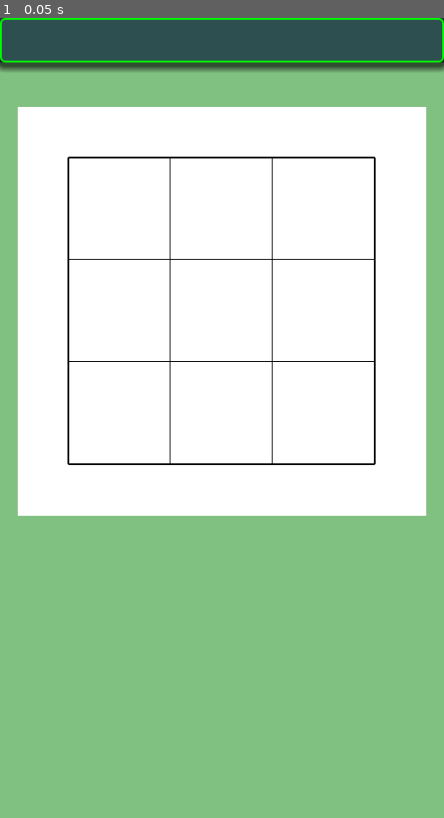
Above: before the commit, frame 1.
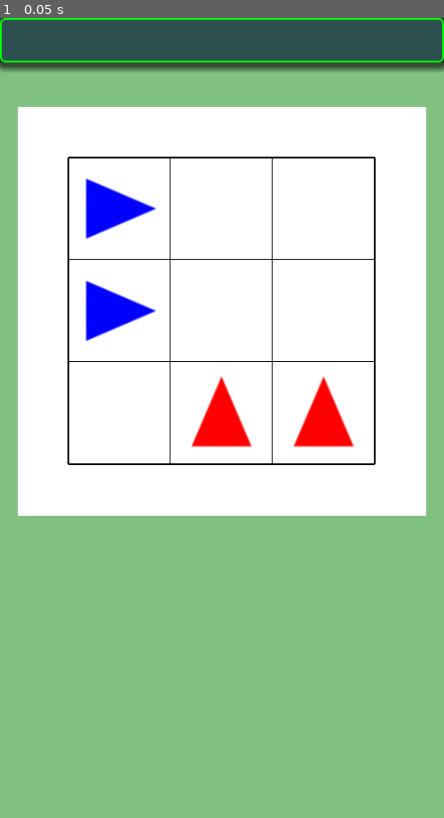
Above: after the commit, the same moment.

Repository: vivisuke/DodgemGame
Game: Godot game, scene res://main.tscn
Same seed, same stepped clock (60 frames per second), same inputs: the game is played once before the commit and once after it.
Inputs:
- Up to frame 1 (0.05 s): no input

The runs differ from the first frame. In frame 1, 2.6% of the frame differs, in the area x 19-80%, y 20-54%.

Commit message:
0004 ◎ C 01/11 01/11 0.001│ToDo│車初期配置

Diff:
--- a/dodgemgame/main.tscn
+++ b/dodgemgame/main.tscn
@@ -1,9 +1,13 @@
-[gd_scene load_steps=3 format=3 uid="uid://rny153nfjt0m"]
+[gd_scene load_steps=6 format=3 uid="uid://rny153nfjt0m"]
 
 [ext_resource type="Script" path="res://scripts/title_bar.gd" id="1_bbicj"]
+[ext_resource type="Script" path="res://scripts/main.gd" id="1_kk0or"]
 [ext_resource type="Script" path="res://scripts/board_rect.gd" id="2_0bpod"]
+[ext_resource type="Texture2D" uid="uid://dl8ima2w3iccb" path="res://images/right_blue.png" id="3_f032a"]
+[ext_resource type="Texture2D" uid="uid://bn2mnrdcvwknm" path="res://images/up_red.png" id="4_7e7ox"]
 
 [node name="Main" type="Node2D"]
+script = ExtResource("1_kk0or")
 
 [node name="BG" type="ColorRect" parent="."]
 offset_top = 1.0
@@ -23,3 +27,15 @@
 offset_right = 480.0
 offset_bottom = 560.0
 script = ExtResource("2_0bpod")
+
+[node name="BlueCar1" type="Sprite2D" parent="BoardRect"]
+texture = ExtResource("3_f032a")
+
+[node name="BlueCar2" type="Sprite2D" parent="BoardRect"]
+texture = ExtResource("3_f032a")
+
+[node name="RedCar1" type="Sprite2D" parent="BoardRect"]
+texture = ExtResource("4_7e7ox")
+
+[node name="RedCar2" type="Sprite2D" parent="BoardRect"]
+texture = ExtResource("4_7e7ox")
--- a/dodgemgame/scripts/board_rect.gd
+++ b/dodgemgame/scripts/board_rect.gd
@@ -12,7 +12,15 @@
 const BD_WD = CELL_WIDTH * N_CELLS
 const BD_HT = CELL_WIDTH * N_CELLS
 
+func xyToPos(x, y):
+	var px = X0 + (x+0.5) * CELL_WIDTH
+	var py = X0 + (N_CELLS-0.5-y) * CELL_WIDTH
+	return Vector2(px, py)
 func _ready():
+	$RedCar1.position = xyToPos(1, 0)
+	$RedCar2.position = xyToPos(2, 0)
+	$BlueCar1.position = xyToPos(0, 1)
+	$BlueCar2.position = xyToPos(0, 2)
 	pass
 func _draw():
 	draw_line(Vector2(X0, Y0), Vector2(X0+BD_WD, Y0), Color.BLACK, 2.0)
--- /dev/null
+++ b/dodgemgame/scripts/main.gd
@@ -0,0 +1,11 @@
+extends Node2D
+
+
+# Called when the node enters the scene tree for the first time.
+func _ready():
+	pass # Replace with function body.
+
+
+# Called every frame. 'delta' is the elapsed time since the previous frame.
+func _process(delta):
+	pass
Not shown, changed: DodgemGame.spr
